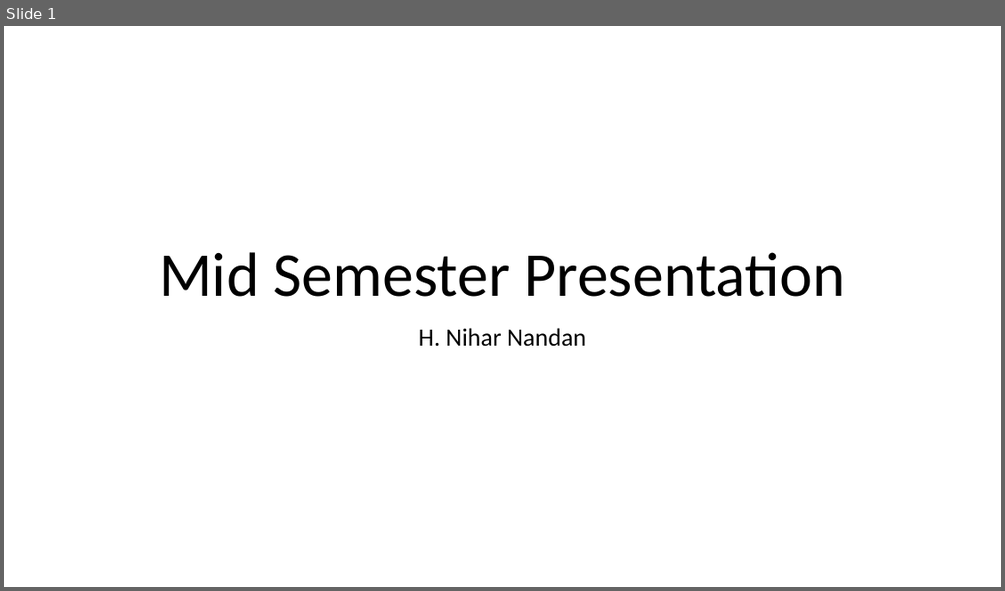
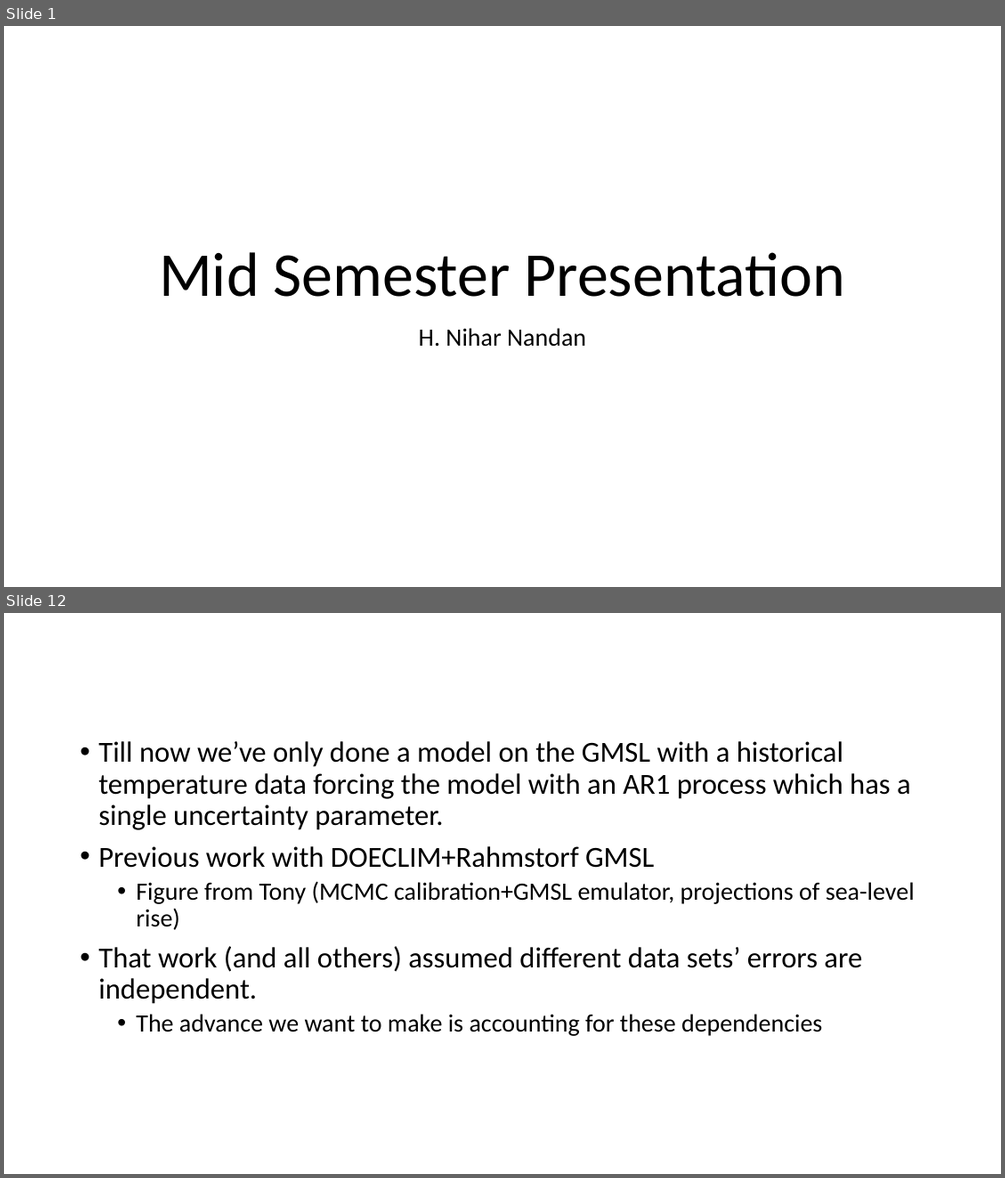
Before and after one commit to niharnandan/thesis, a slide deck: Mid Semester Presentation.pptx. Shown one above the other, each under a label of ours: slide 1 before the commit, slides 1 and 12 after it; the slides between them are not shown. The pictures are 1005x591 and 1005x1178 pixels, drawn with LibreOffice and Linux fonts; fonts in the diff are those of the drawing. Boxes give left, top, right and bottom in pixels: in the first picture for what was removed or moved away, otherwise in the second. Text is boxed around its words. In the diff, an @@ line names an element or a change of style, - is before the commit and + after.

```diff
--- a/Mid Semester Presentation.pptx
+++ b/Mid Semester Presentation.pptx
@@ slide 12 added at (x1=4, y1=613, x2=1001, y2=1174), background #FFFFFF @@
@@ text added at (x1=98, y1=741, x2=914, y2=1036), 28 pt, text #000000 @@
+• Till now we’ve only done a model on the GMSL with a historical temperature data forcing the model with an AR1 process which has a single uncertainty parameter.
+• Previous work with DOECLIM+Rahmstorf GMSL
+  • Figure from Tony (MCMC calibration+GMSL emulator, projections of sea-level rise)
+• That work (and all others) assumed different data sets’ errors are independent.
+  • The advance we want to make is accounting for these dependencies
```
Also in this commit, not shown: 1 slide changed, 11 other slides added, 5 slides removed.
